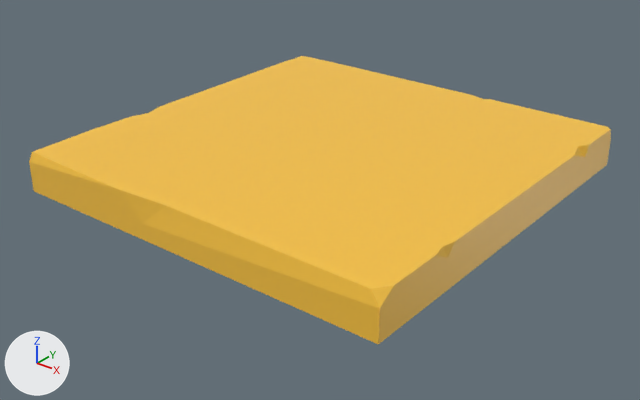
Renders of the glTF model public/models/Tile.glb from each side of a commit.
Camera for both pictures: a 50 mm camera at (1.222, -1.565, 0.8) aimed at (0.009, -0.049, -0.14). Lighting does not change. The marker at lower left points along +X, +Y and +Z. Where no turn or scale is listed for an object, it has been applied to the vertices. Vertices at the same position are counted once.

In view in the first picture: 'SM_PolygonPrototype_Buildings_Floor_5x5_01P'.
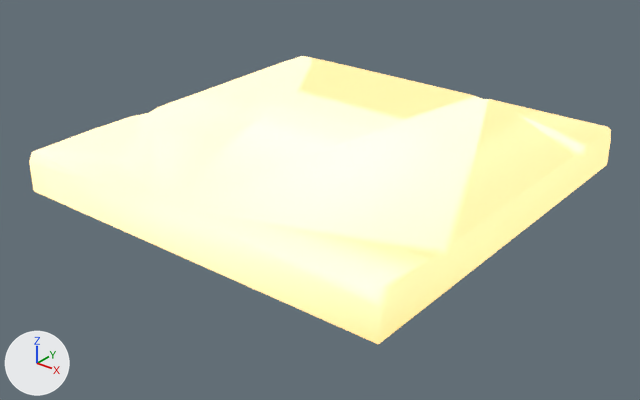
Boxes [x1, y1, x2, y2] around the edits, measured in the pictures (640 x 400 px):
'SM_PolygonPrototype_Buildings_Floor_5x5_01P', recoloured, surface changed, shading changed
    both: [29, 56, 611, 344]

What the commit changed:
Material 'Material' (mat_material) changes colour from yellow #fbc541 to white #ffffff; in linear values from (0.965, 0.558, 0.0529) to (1.0, 1.0, 1.0).
In material 'Material' (mat_material), roughness goes from 0.4 to 1.0.
In material 'Material' (mat_material), emission_strength is now set to 1.0.
In material 'Material' (mat_material), emission_color is now set to (0.965, 0.558, 0.0529), yellow #fbc541.
In material 'Material' (mat_material), metallic goes from 0.0 to 1.0.
me_mesh has 37 vertices, 70 faces and spans x -0.5..0.5, y -0.501..0.499, z -0.05..0.05.
me_mesh is used by ob_sm_polygonprototype_buildings_floor_5x5_01p; location (0.0, 0.0, -0.05).
me_mesh part 1: all faces are now shaded smooth (59 of 70 changed).
